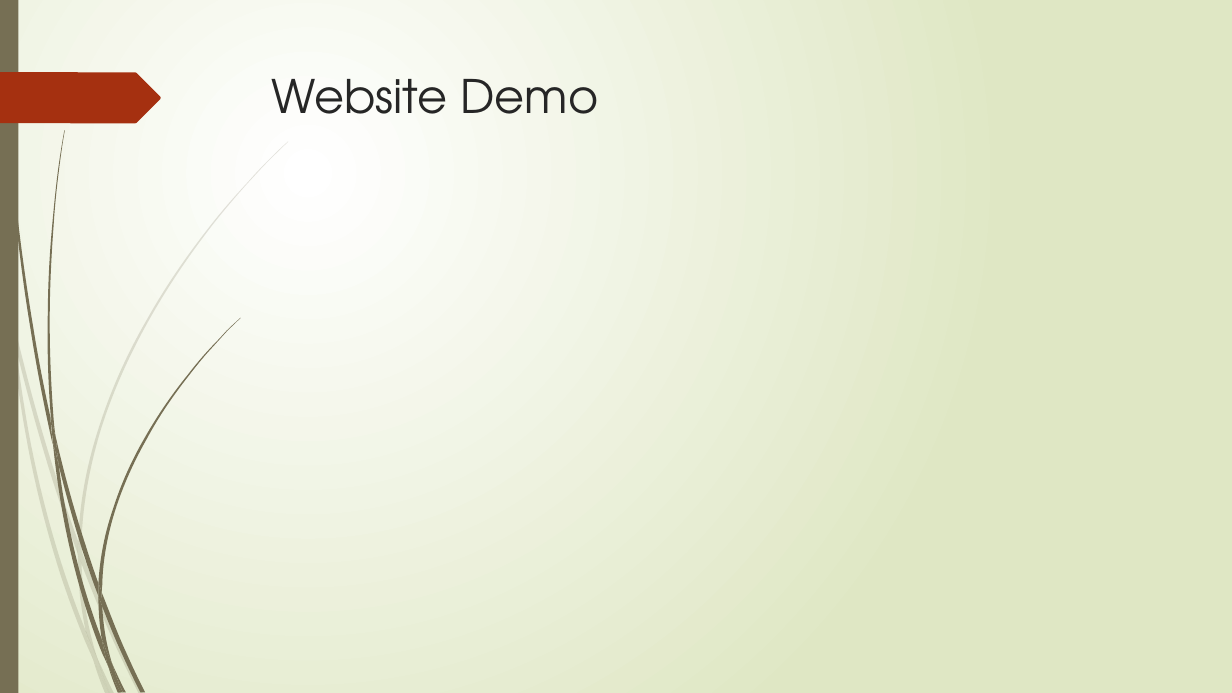
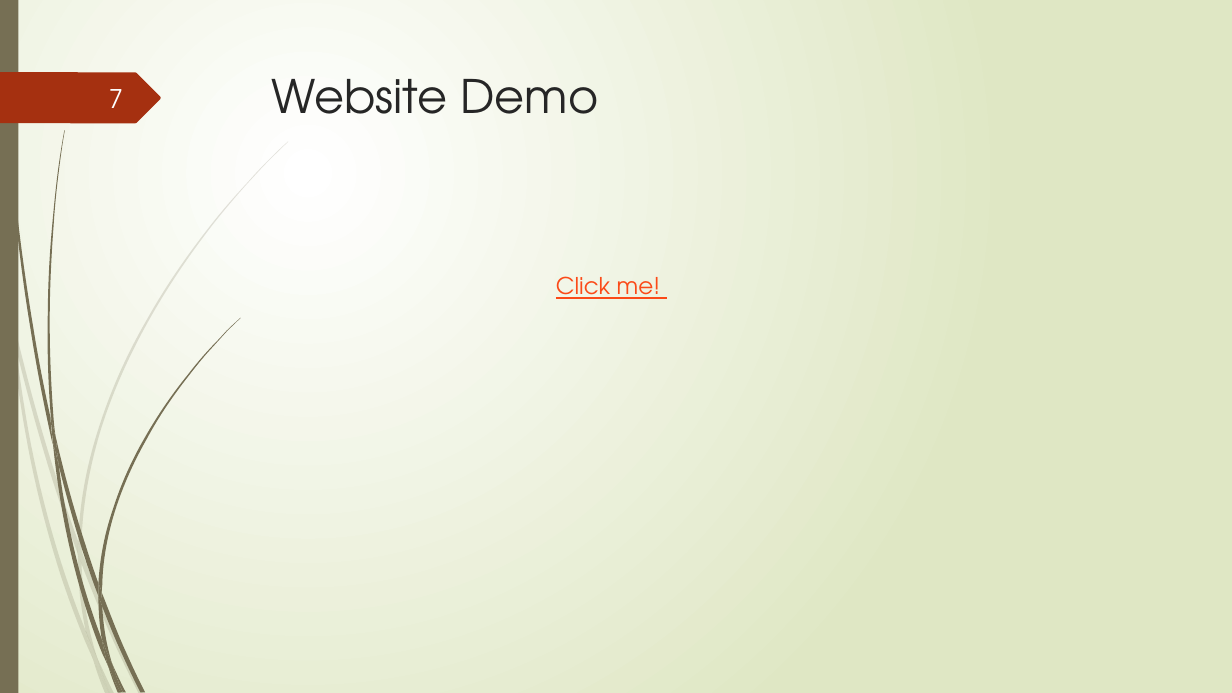
Before and after one commit to CrystalRae90/Machine_Learning_Project, a slide deck: slide 7 of Presentation.pptx (slide 6 before the commit). Drawn at 1232x693 pixels with LibreOffice and Linux fonts; fonts in the diff are those of the drawing. Boxes give left, top, right and bottom in pixels: in the first picture for what was removed or moved away, otherwise in the second. Text is boxed around its words. In the diff, an @@ line names an element or a change of style, - is before the commit and + after.

```diff
--- a/Presentation.pptx
+++ b/Presentation.pptx
@@ page number added at box(109, 89, 123, 108), 20 pt, text #FEFFFF @@
+7
@@ text added at box(556, 276, 660, 299), 18 pt, text #FB4A18, underline @@
+Click me!
```
Also in this commit, not shown: 7 other slides changed, 3 slides added, 1 slide removed.
